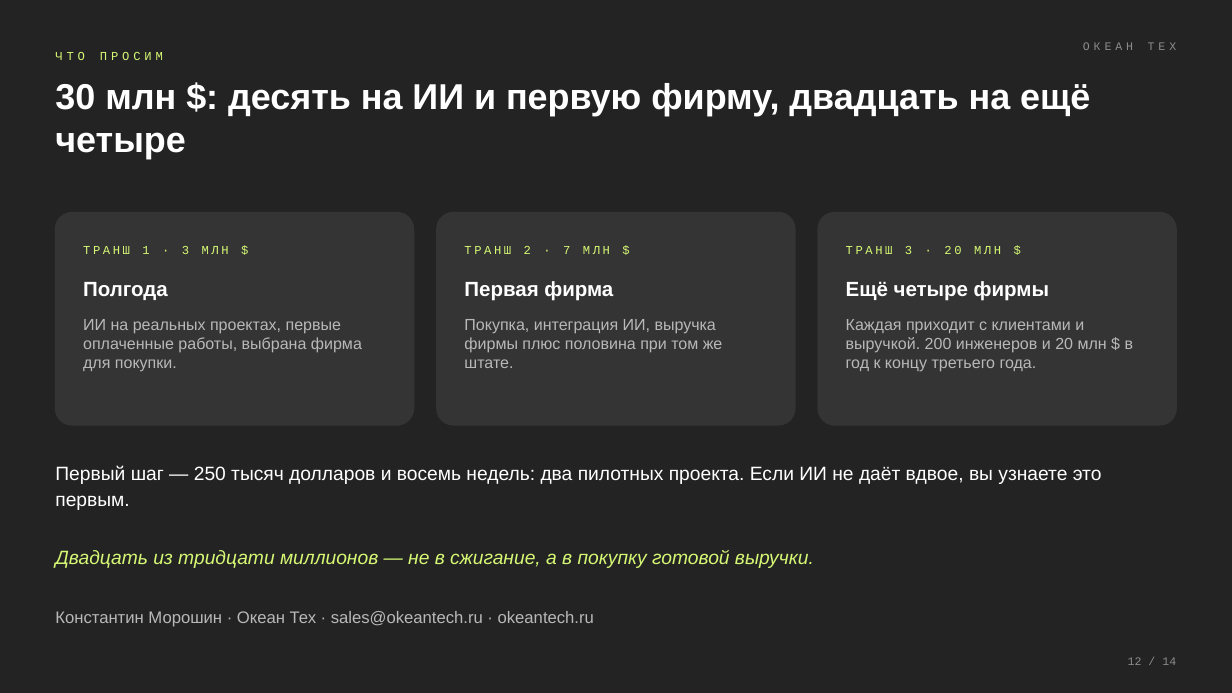
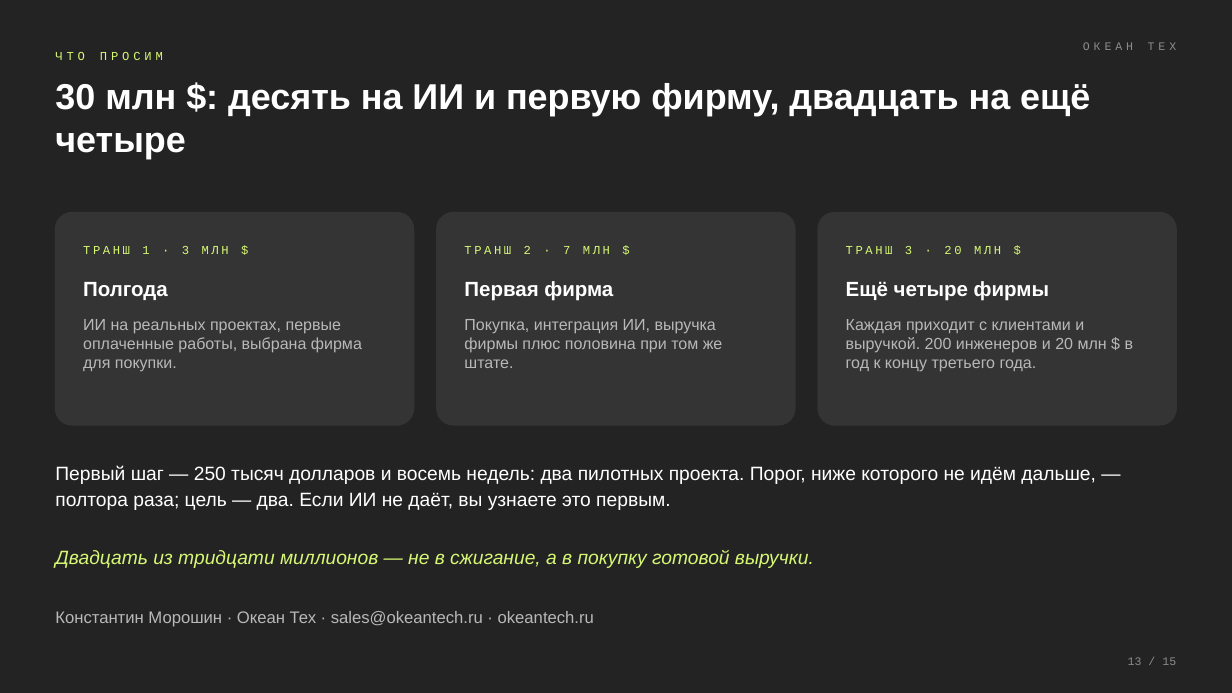
Before and after one commit to komoroshin/research, a slide deck: slide 13 of ai-case-library/research/ventures/grid-plain-deck.pptx (slide 12 before the commit). Drawn at 1232x693 pixels with LibreOffice and Linux fonts; fonts in the diff are those of the drawing. Boxes give left, top, right and bottom in pixels: in the first picture for what was removed or moved away, otherwise in the second. Text is boxed around its words. In the diff, an @@ line names an element or a change of style, - is before the commit and + after.

```diff
--- a/ai-case-library/research/ventures/grid-plain-deck.pptx
+++ b/ai-case-library/research/ventures/grid-plain-deck.pptx
@@ text at [55,465,1096,510]: text changed @@
-Первый шаг — 250 тысяч долларов и восемь недель: два пилотных проекта. Если ИИ не даёт вдвое, вы узнаете это первым.
+Первый шаг — 250 тысяч долларов и восемь недель: два пилотных проекта. Порог, ниже которого не идём дальше, — полтора раза; цель — два. Если ИИ не даёт, вы узнаете это первым.
@@ text at [1128,657,1176,665]: text changed @@
-12 / 14
+13 / 15
```
Also in this commit, not shown: 12 other slides changed, 1 slide added, 3 other files.
